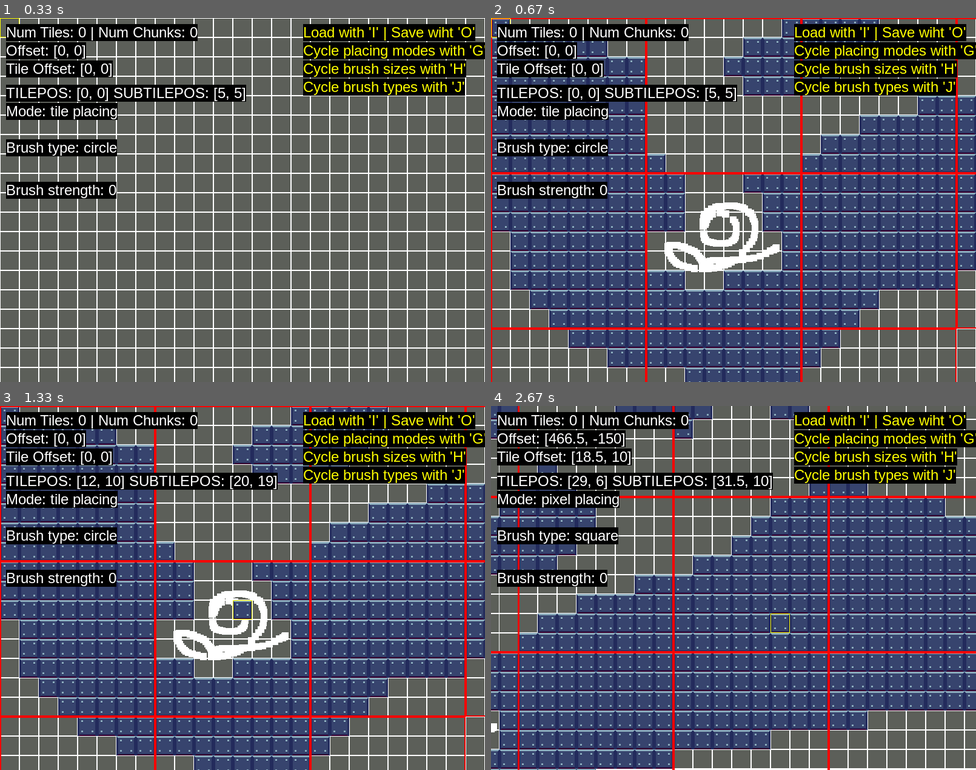
Above: before the commit, frames 1-4 (two rows, left to right).
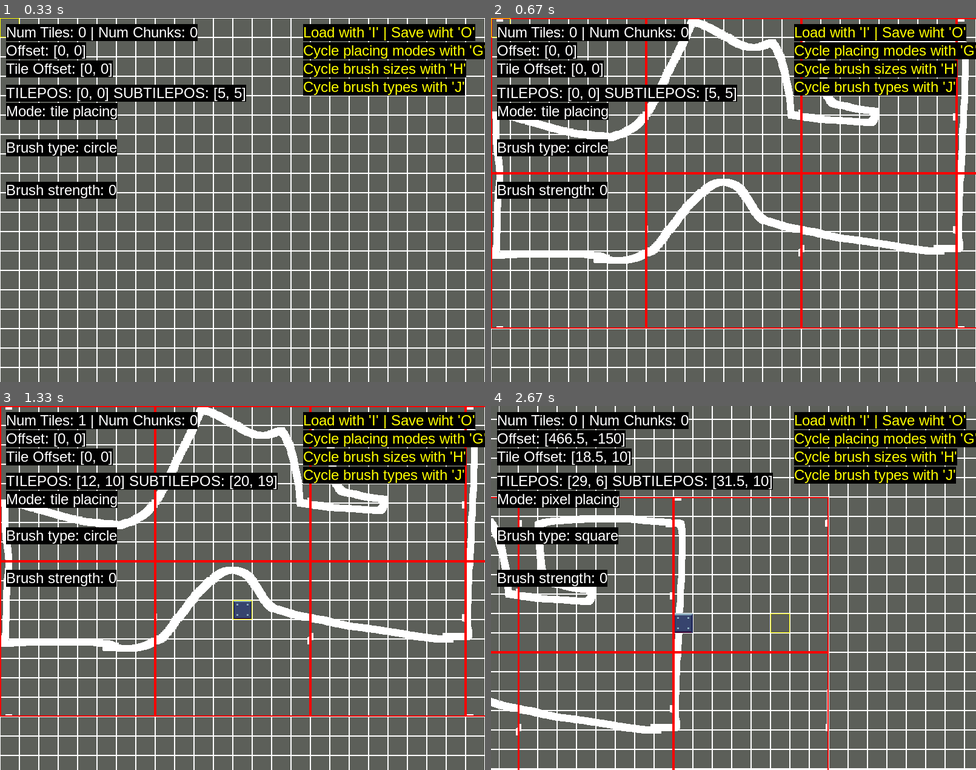
Above: after the commit, the same moments.

Repository: tea-enjoyer11/PlatformerGame0
Game: pygame game, started from leveleditor.py
Same seed, same stepped clock (60 frames per second), same inputs: the game is played once before the commit and once after it.
Inputs (mouse positions are in pixels of both pictures, inside the frame that each line leads up to):
- Up to frame 1 (0.33 s): no input
- Up to frame 2 (0.67 s): tap I at 0.33 s
- Up to frame 3 (1.33 s): click (242, 609) at 0.72 s; tap O at 1 s
- Up to frame 4 (2.67 s): hold D 1.33-1.8 s; tap J at 1.4, 1.7, 1.9, 2.23, 2.53 s; click (583, 533) at 1.42 s; hold W 1.83-2.13 s; click (806, 460) at 1.92 s; tap I at 1.98 s; hold D 2.17-2.63 s; click (791, 620) at 2.25 s; tap G at 2.32 s

Frame 1 is identical in both runs. In frame 2, 54% of the frame differs, in the area x 0-100%, y 0-100%; in frame 3, 54%; in frame 4, 57%.

Commit message:
custom tiles werden jetzt richtig gespeichert!

Diff:
--- a/Scripts/entities.py
+++ b/Scripts/entities.py
@@ -221,12 +221,12 @@
         self._handle_custom_ramps_colls(movement, dt, custom_ramps)
         self._handle_custom_tiles_colls(movement, dt, custom_tiles)
 
-        # TODO bugs fixen!
-        # 1. wenn man auf einer geraden linie läuft und springt, wird man beim laden zurück gebuggt.
-        # 2. Manchmal werden falsche tiles als naheliegende erkannt, vorallem an chunkbordern.
-        # 3. wenn man gegen ein tile läuft, dass man nicht hoch gehen kann, bugt man andauernt nach links und rechts.
-        # 4. Custom tiles werden nicht richtig gespeichert/geladen. Die Position im chunk ist zwar richtig, aber die collision position ist falsch
-        # 5. speicher dauer verkürzen. Es dauert eine halbe Sekunde pro chunk manchmal.... (dann auch async machen, sodass man trotzdem noch weiter machen kann)
+        # ! TODO bugs fixen!
+        # ! 1. wenn man auf einer geraden linie läuft und springt, wird man beim laden zurück gebuggt.
+        # ! 2. Manchmal werden falsche tiles als naheliegende erkannt, vorallem an chunkbordern.
+        # ! 3. wenn man gegen ein tile läuft, dass man nicht hoch gehen kann, bugt man andauernt nach links und rechts.
+        # * 4. Custom tiles werden nicht richtig gespeichert/geladen. Die Position im chunk ist zwar richtig, aber die collision position ist falsch
+        # ! 5. speicher dauer verkürzen. Es dauert eine halbe Sekunde pro chunk manchmal.... (dann auch async machen, sodass man trotzdem noch weiter machen kann)
 
         # return collisions
         return self.collision_types.copy()
--- a/Scripts/tiles.py
+++ b/Scripts/tiles.py
@@ -372,20 +372,21 @@
                 buffer[tile_pos] = []
             buffer[tile_pos].append(tuple(pixel_pos))
 
-        print(buffer)
+        # print(list(buffer.keys()))  # global tile pos
+        # print([(pos[0] % CHUNKSIZE, pos[1] % CHUNKSIZE) for pos in buffer])  # tile pos in chunk
 
         for pos, data_ in buffer.items():
-            pos = (pos[0] % CHUNKSIZE, pos[1] % CHUNKSIZE)
+            local_pos = (pos[0] % CHUNKSIZE, pos[1] % CHUNKSIZE)
             custom_tile: CustomTile = None
-            if pos in self._tiles:
-                if isinstance(self._tiles[pos], CustomTile):
-                    custom_tile = self._tiles[pos]
+            if local_pos in self._tiles:
+                if isinstance(self._tiles[local_pos], CustomTile):
+                    custom_tile = self._tiles[local_pos]
                 else:
                     custom_tile = CustomTile(pos)
-                    self._tiles[pos] = custom_tile
+                    self._tiles[local_pos] = custom_tile
             else:
                 custom_tile = CustomTile(pos)
-                self._tiles[pos] = custom_tile
+                self._tiles[local_pos] = custom_tile
             custom_tile.extend_pixels(data_, color=color)
             custom_tile.pre_render()
         self._pre_render_data = self._calc_pre_render_data()
@@ -753,6 +754,10 @@
                 custom_tiles = [t for _, t in c._tiles.items() if t.type == TileType.TILE_CUSTOM]
                 for c_tile in custom_tiles:
                     c_tile.pre_render(force_pre_render=True)
+
+                for p, t in c._tiles.items():
+                    if t.type == TileType.TILE_CUSTOM:
+                        print(p, t.pos, p == tuple(t.pos))
             chunks[tuple(c.pos)] = c
         tilemap._chunks = chunks
         tilemap.pre_render_chunks()
@@ -815,6 +820,9 @@
     for c_tile in custom_tiles:
         c_tile.__setattr__("_pre_renderd_surf", None)
 
+    for p, t in tiles.items():
+        if t.type == TileType.TILE_CUSTOM:
+            print(p, t.pos, p == tuple(t.pos))
     data = save_compressed_pickle(chunk)
 
     file_name = f"{directory}/{str(tuple(chunk.pos))}.data"
--- a/app.py
+++ b/app.py
@@ -172,9 +172,9 @@
                 noclip = not noclip
                 p.vel.y = 0
             if event.key == pygame.K_UP:
-                dt_multiplicator = min(5, dt_multiplicator + 0.5)
+                dt_multiplicator = min(5, dt_multiplicator + 0.25)
             if event.key == pygame.K_DOWN:
-                dt_multiplicator = max(0, dt_multiplicator - 0.5)
+                dt_multiplicator = max(0, dt_multiplicator - 0.25)
             if event.key == pygame.K_r:
                 p.pos = Vector2(200, 50)
                 p.vel.y = 0
--- a/leveleditor.py
+++ b/leveleditor.py
@@ -93,6 +93,9 @@
 def save(do_backup: bool = False):
     if do_backup:
         backup()
+    for file in os.scandir(f"saves/t1"):
+        if file.name.endswith(".data"):
+            os.unlink(file.path)
     tilemap.serialize(f"saves/t1")
 
 
Binary file removed: saves/t1/(-1.0, -1.0).data
Binary file removed: saves/t1/(-1.0, -2.0).data
Binary file removed: saves/t1/(-1.0, 0.0).data
Binary file removed: saves/t1/(-1.0, 1.0).data
Binary file removed: saves/t1/(-2.0, -1.0).data
Binary file removed: saves/t1/(-2.0, 0.0).data
Binary file removed: saves/t1/(-3.0, -1.0).data
Binary file removed: saves/t1/(-3.0, 0.0).data
Binary file removed: saves/t1/(-4.0, -1.0).data
Binary file removed: saves/t1/(-4.0, 0.0).data
Binary file removed: saves/t1/(-5.0, -1.0).data
Binary file removed: saves/t1/(-5.0, 0.0).data
(and 34 more such lines)
